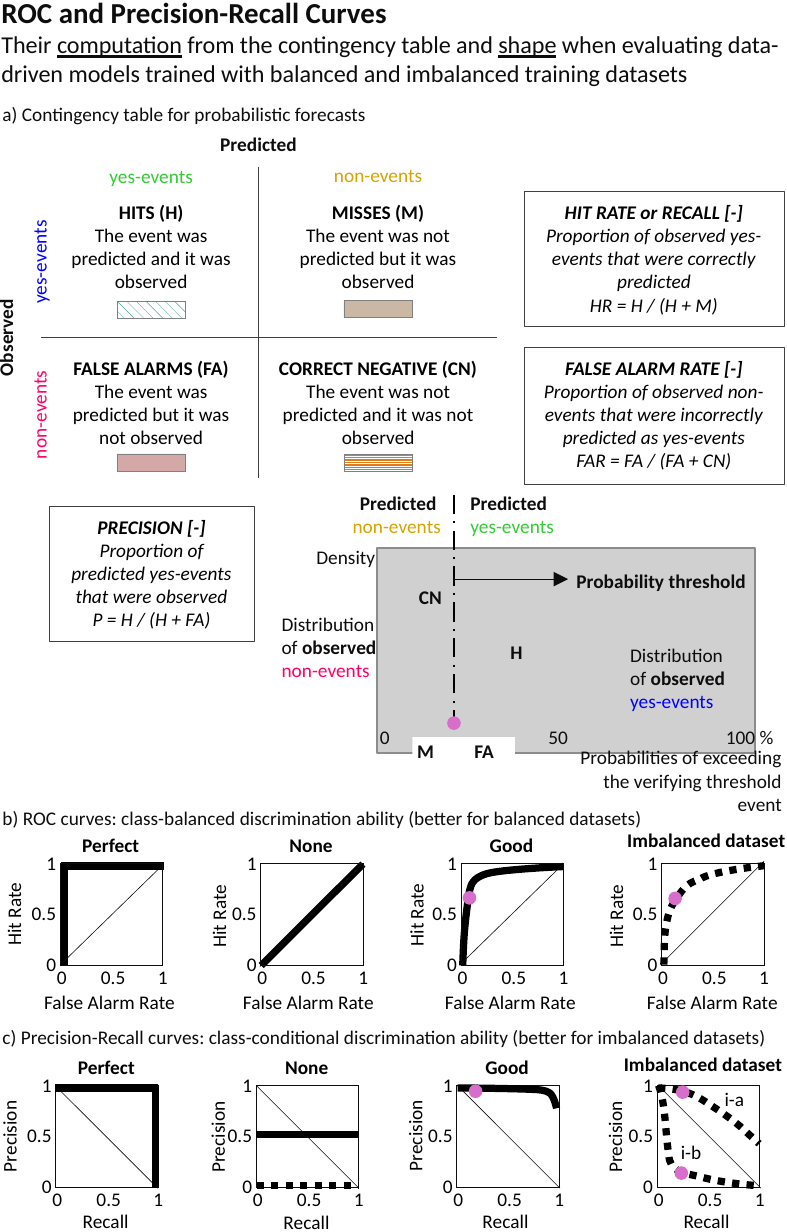
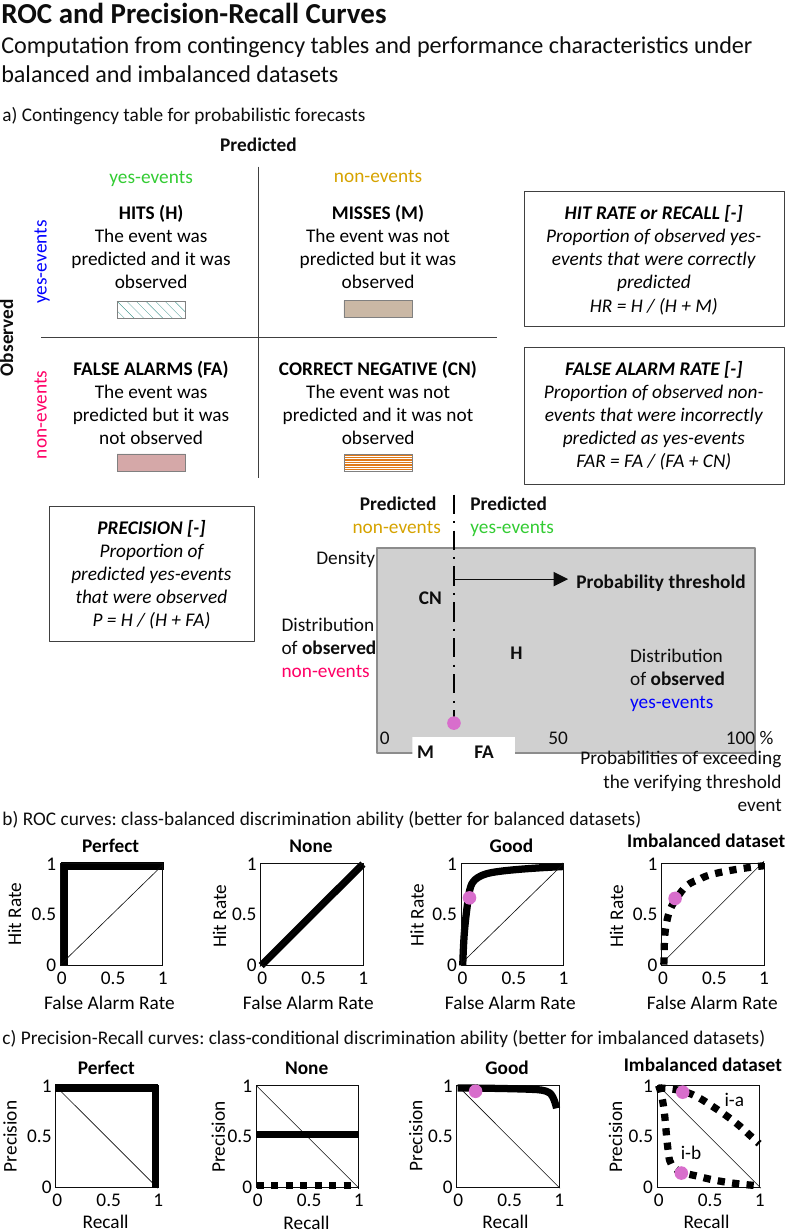
Before and after one commit to FatimaPillosu/thesis, a slide deck: slide 1 of chapter_03/figures/curve_roc_pr_examples.pptx. Drawn at 787x1232 pixels with LibreOffice and Linux fonts; fonts in the diff are those of the drawing; grey boxes stand for pictures. Boxes give left, top, right and bottom in pixels: in the first picture for what was removed or moved away, otherwise in the second. Text is boxed around its words. In the diff, an @@ line names an element or a change of style, - is before the commit and + after.

```diff
--- a/chapter_03/figures/curve_roc_pr_examples.pptx
+++ b/chapter_03/figures/curve_roc_pr_examples.pptx
@@ text at box(1, 36, 752, 82): text changed @@
-Their computation from the contingency table and shape when evaluating data-driven models trained with balanced and imbalanced training datasets
+Computation from contingency tables and performance characteristics under balanced and imbalanced datasets
```
Also in this commit, not shown: 1 other file.
